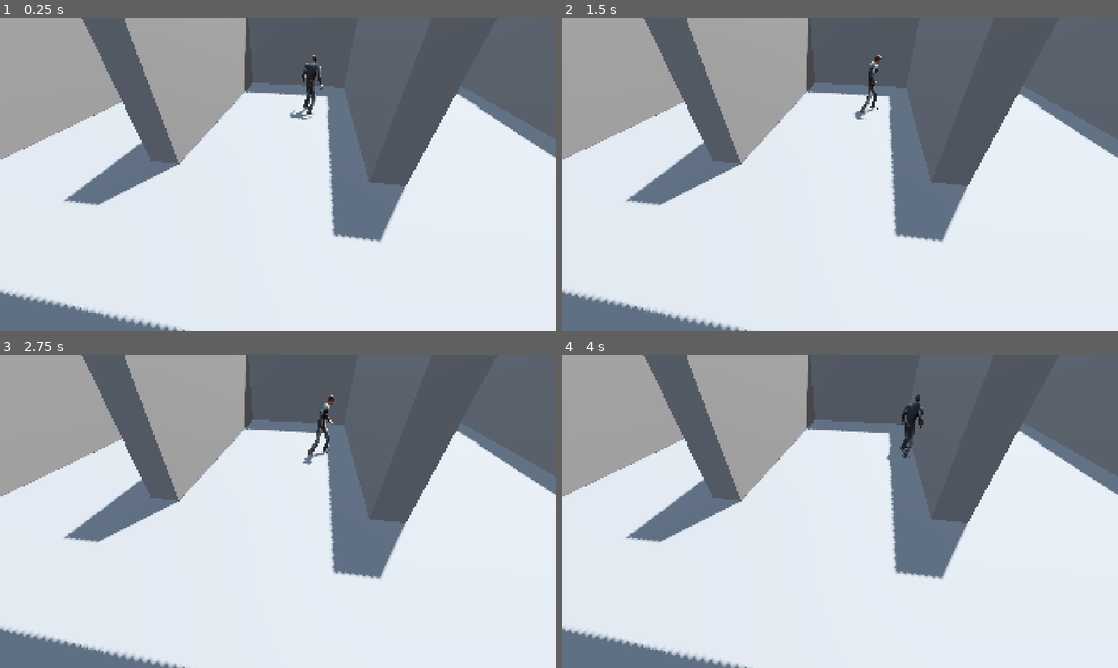
Above: before the commit, frames 1-4 (two rows, left to right).
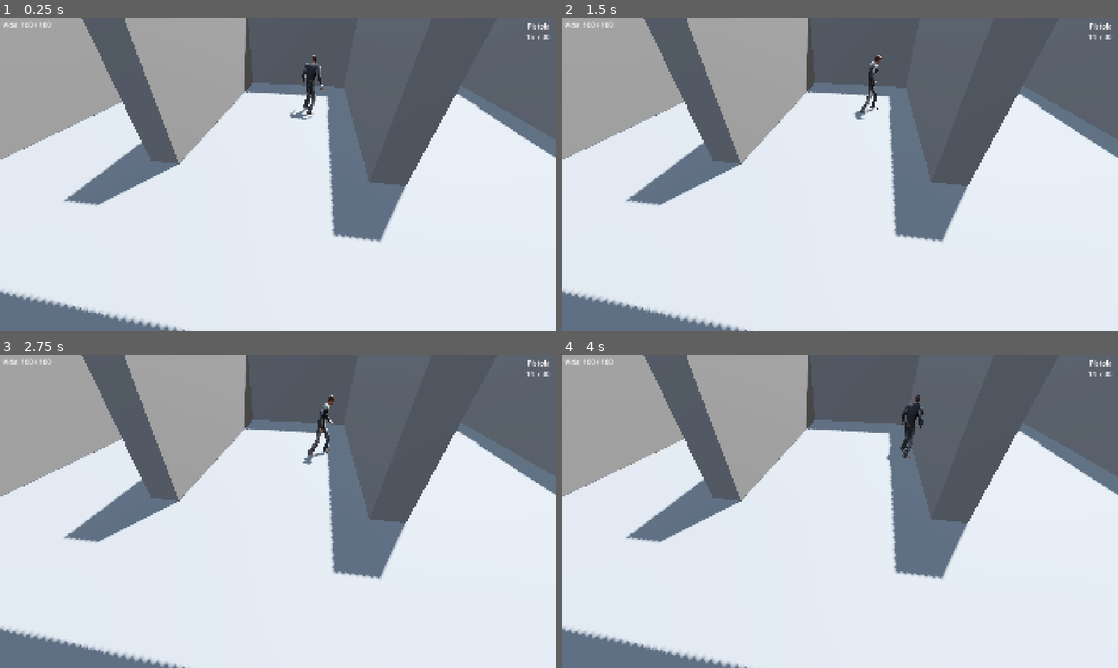
Above: after the commit, the same moments.

Repository: lorenscarano/PSX-Survival-Horror-Game-Godot-
Game: Godot game, scene res://Escenas/prototyping.tscn
The game is run twice, just before and just after one commit, with the same random seed, the same clock (stepped at 60 frames per second) and the same inputs.
Inputs (mouse positions are in pixels of both pictures, inside the frame that each line leads up to):
- Up to frame 1 (0.25 s): no input
- Up to frame 2 (1.5 s): tap Enter at 0.5 s; move the mouse to (962, 158) at 0.52 s; hold D (turn_right) 0.53-1.28 s; hold Right mouse button (aim) 0.53-1.28 s; click (962, 158) at 0.67 s; move the mouse to (728, 190) at 1.27 s; hold S (move_backward) from 1.28 s (still down); tap Q (quick_turn) at 1.35 s
- Up to frame 3 (2.75 s): move the mouse to (333, 442) at 2.02 s; release S (move_backward) at 2.03 s; hold D (turn_right) from 2.03 s (still down); hold Shift (run) from 2.03 s (still down)
- Up to frame 4 (4 s): move the mouse to (812, 574) at 2.77 s; release D (turn_right) at 2.78 s; release Shift (run) at 2.78 s; hold W (move_forward) 2.78-3.53 s; click (812, 574) at 2.85 s; move the mouse to (1006, 558) at 3.52 s; hold A (turn_left) from 3.53 s (still down); tap Alt at 3.6 s

The runs differ from the first frame. In frame 1, 0.2% of the frame differs, in the area x 0-99%, y 1-7%; in frame 2, 0.2%; in frame 3, 0.2%; in frame 4, 0.2%.

Commit message:
Add HUD and zombie line of sight

Diff:
--- /dev/null
+++ b/Escenas/hud.gd
@@ -0,0 +1,37 @@
+extends CanvasLayer
+
+@onready var health_label: Label = $HealthLabel
+@onready var ammo_label: Label = $AmmoLabel
+
+var player: Player
+
+func _process(delta: float) -> void:
+	if player == null:
+		player = get_tree().get_first_node_in_group("player") as Player
+		if player == null :
+			return
+	# Ajustamos Vida
+	if player.is_dead:
+		health_label.text = "Muerto"
+	else:
+		health_label.text = "Vida: %d / %d" % [player.health, player.max_health]
+	health_label.modulate = health_color()
+
+	#Ajustamos Municion
+	var w = player.current_weapon
+	if w == null:
+		ammo_label.text = ""
+	else:
+		var mag = player.mag_ammo.get(w.nombre,0)
+		var reserve = player.reserve_ammo.get(w.ammo_type,0)
+		ammo_label.text = "%s\n%d  / %d" % [w.nombre, mag, reserve]
+
+
+func health_color() -> Color:
+	var ratio := float(player.health) / float(player.max_health)
+	if ratio > 0.6:
+		return Color.WHITE #buen estado de salud
+	elif 0.6 >= ratio and ratio > 0.3:
+		return Color.YELLOW #ojito
+	else:
+		return Color.DARK_RED #peligro
--- /dev/null
+++ b/Escenas/hud.tscn
@@ -0,0 +1,22 @@
+[gd_scene format=3 uid="uid://d0b2ubpl0q8qd"]
+
+[node name="HUD" type="CanvasLayer" unique_id=11680840]
+
+[node name="HealthLabel" type="Label" parent="." unique_id=943021560]
+offset_left = 8.96
+offset_top = 8.03
+offset_right = 48.96
+offset_bottom = 31.029999
+theme_override_font_sizes/font_size = 24
+
+[node name="AmmoLabel" type="Label" parent="." unique_id=290761783]
+anchors_preset = 1
+anchor_left = 1.0
+anchor_right = 1.0
+offset_left = -59.795044
+offset_top = 12.04
+offset_right = -19.795044
+offset_bottom = 35.04
+grow_horizontal = 0
+theme_override_font_sizes/font_size = 24
+horizontal_alignment = 2
--- a/Escenas/prototyping.tscn
+++ b/Escenas/prototyping.tscn
@@ -1,6 +1,8 @@
 [gd_scene format=3 uid="uid://cybxxuaq8pve0"]
 
 [ext_resource type="PackedScene" uid="uid://dcxy6iv0jt8wg" path="res://Escenas/player.tscn" id="1_8foao"]
+[ext_resource type="PackedScene" uid="uid://d0b2ubpl0q8qd" path="res://Escenas/hud.tscn" id="4_p5xsa"]
+[ext_resource type="Script" uid="uid://cj5lp8cjpdqq6" path="res://Escenas/hud.gd" id="5_rn7uw"]
 [ext_resource type="PackedScene" uid="uid://38kk0j7woqta" path="res://Escenas/zombie.tscn" id="11_drl7j"]
 [ext_resource type="PackedScene" uid="uid://bkm6fypr31ete" path="res://Player/re_camera.tscn" id="12_xhfdh"]
 
@@ -192,6 +194,9 @@
 [node name="Zombie" parent="." unique_id=1667762410 instance=ExtResource("11_drl7j")]
 transform = Transform3D(1, 0, 0, 0, 1, 0, 0, 0, 1, 5.5050473, 1.2361174, -4.5672064)
 
+[node name="HUD" parent="." unique_id=11680840 instance=ExtResource("4_p5xsa")]
+script = ExtResource("5_rn7uw")
+
 [editable path="Camaras/ReCamera"]
 [editable path="Camaras/ReCamera2"]
 [editable path="Camaras/ReCamera3"]
--- a/Scripts/zombie.gd
+++ b/Scripts/zombie.gd
@@ -9,6 +9,11 @@
 @export var attack_range := 1.3
 @export var attack_damage := 15
 @export var attack_cooldown := 1.2
+@export var eye_height := -0.1
+@export var lose_interest_time := 2.0
+
+var lost_sight_timer := 0.0
+var last_know_pos := Vector3.ZERO
 
 const GRAVITY = -9.81
 
@@ -16,6 +21,15 @@
 var health := 0
 var attack_timer := 0.0
 var player: Player
+
+func can_see_player() -> bool:
+	var offset = Vector3(0, eye_height,0)
+	var from = global_position + offset
+	var to = player.global_position + offset
+	var query = PhysicsRayQueryParameters3D.create(from,to)
+	query.exclude = [self]
+	var result = get_world_3d().direct_space_state.intersect_ray(query)
+	return result and result.collider == player
 
 func _ready() -> void:
 	health = max_health
@@ -63,25 +77,42 @@
 
 	match state:
 		State.IDLE:
-			if distance <= detection_range:
+			if distance <= detection_range and can_see_player():
+				last_know_pos = player.global_position
+				lost_sight_timer = 0.0
 				state = State.CHASE
 		State.CHASE:
 			if distance <= attack_range:
 				state = State.ATTACK
-			elif distance > detection_range * 2.0:
-				state = State.IDLE
+			elif can_see_player():
+				last_know_pos = player.global_position
+				lost_sight_timer = 0.0
+			else:
+				lost_sight_timer += delta
+				if lost_sight_timer >= lose_interest_time:
+					state = State.IDLE
 		State.ATTACK:
 			if distance > attack_range * 1.2:
 				state = State.CHASE
 
 	velocity.x = 0
 	velocity.z = 0
+
+	var move_dir = dir
+
+	if state == State.CHASE and lost_sight_timer > 0.0:
+		var to_last = last_know_pos - global_position
+		to_last.y = 0
+		move_dir = to_last.normalized() if to_last.length() > 0.4 else Vector3.ZERO
+
 	if state == State.CHASE:
-		velocity.x = dir.x * move_speed
-		velocity.z = dir.z * move_speed
-	if state == State.CHASE or state == State.ATTACK:
+		velocity.x = move_dir.x * move_speed
+		velocity.z = move_dir.z * move_speed
+	if state == State.CHASE:
 		face(dir, delta)
-	if state == State.ATTACK and attack_timer <= 0.0:
+	elif state == State.ATTACK:
+		face(move_dir,delta)
+	if state == State.ATTACK and attack_timer <= 0.0 and can_see_player():
 		attack()
 
 	if is_on_floor():
Not shown, added: Escenas/hud.gd.uid
